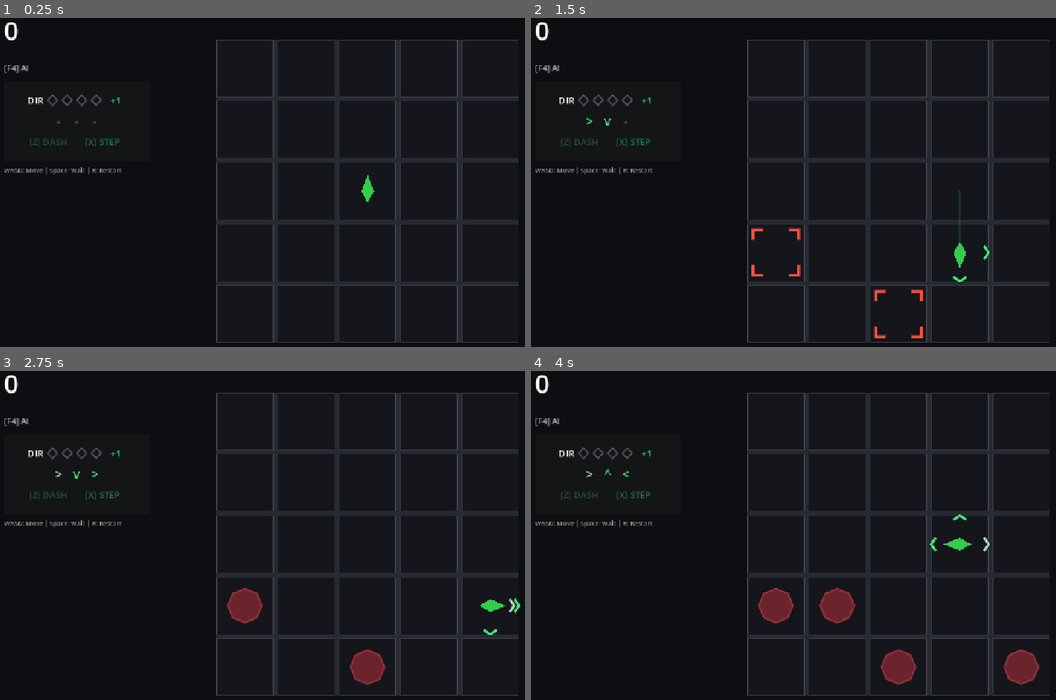
Above: before the commit, frames 1-4 (two rows, left to right).
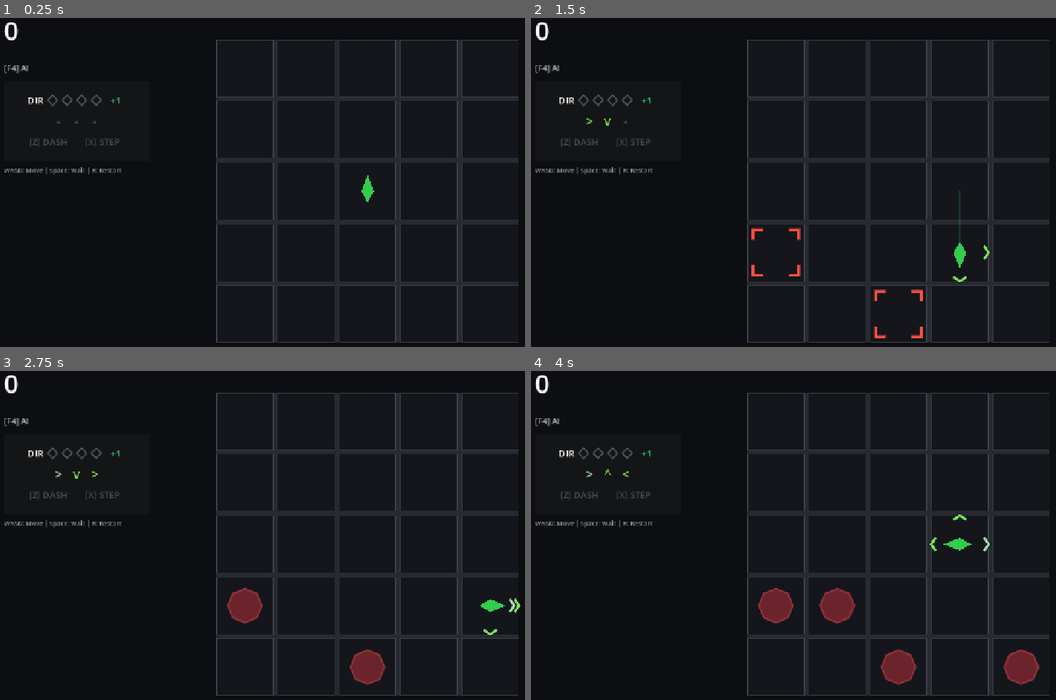
Above: after the commit, the same moments.

Repository: Periodev/DIR_03
Game: Godot game, scene res://scenes/extra_mode/extra_mode.tscn
Same seed, same stepped clock (60 frames per second), same inputs: the game is played once before the commit and once after it. This scene is started directly instead of the project's main scene. Sound files missing from this copy of the repository are replaced by a short silence.
Inputs (mouse positions are in pixels of both pictures, inside the frame that each line leads up to):
- Up to frame 1 (0.25 s): no input
- Up to frame 2 (1.5 s): tap Enter at 0.5 s; move the mouse to (945, 172) at 0.52 s; hold Right (move_right) 0.53-1.28 s; hold X (install_vector) 0.53-1.28 s; click (945, 172) at 0.67 s; tap F5 (reset_level) at 1.25 s; move the mouse to (699, 208) at 1.27 s; hold Down (move_down) from 1.28 s (still down); tap Space (trigger_vector) at 1.35 s
- Up to frame 3 (2.75 s): tap F5 (reset_level) at 2 s; move the mouse to (346, 463) at 2.02 s; release Down (move_down) at 2.03 s; hold Right (move_right) from 2.03 s (still down); hold Z (undo_command) from 2.03 s (still down)
- Up to frame 4 (4 s): tap F5 (reset_level) at 2.75, 3.5 s; move the mouse to (788, 617) at 2.77 s; release Right (move_right) at 2.78 s; release Z (undo_command) at 2.78 s; hold Up (move_up) 2.78-3.53 s; tap Enter at 2.85 s; click (788, 617) at 2.92 s; move the mouse to (993, 598) at 3.52 s; hold Left (move_left) from 3.53 s (still down); tap Keypad Enter at 3.6 s

The runs differ from the first frame. In frame 1, less than 0.1% of the frame differs, in the area x 5-23%, y 36-39%; in frame 2, 0.1%, in the area x 5-88%, y 30-81%; in frame 3, 0.1%; in frame 4, 0.1%.

Commit message:
Clarify extra action state colors

Diff:
--- a/scripts/extra_mode/Cell.gd
+++ b/scripts/extra_mode/Cell.gd
@@ -121,7 +121,7 @@
 	var side := Vector2(-forward.y, forward.x)
 	# Draw beyond this target cell so the prompt sits inside the adjacent player cell.
 	var edge_center := center - forward * (CELL_SIZE * 0.68)
-	var attack_color := Color(0.28, 0.92, 0.48)
+	var attack_color := Color("#7FE85A")
 	_draw_chevron(edge_center, forward, side, 10.0, 8.0, 8.0, 7.0, 3.5, attack_color)
 
 
--- a/scripts/extra_mode/HUD.gd
+++ b/scripts/extra_mode/HUD.gd
@@ -3,10 +3,11 @@
 const ENERGY_GAIN_COLOR := Color("#2FD9A0")
 const ENERGY_GAIN_IDLE_COLOR := Color(1.0, 1.0, 1.0, 0.28)
 const STEP_AVAILABLE_COLOR := Color("#2FD9A0")
-const STEP_UNAVAILABLE_COLOR := Color("#1E7A5C")
-const DIRECTION_ACTIVE_COLOR := Color("#47EB7A")
+const STEP_UNAVAILABLE_COLOR := Color("#4A5058")
+const DIRECTION_ACTIVE_COLOR := Color("#7FE85A")
 const DIRECTION_EXPIRING_COLOR := Color("#ADDEB7")
 const DIRECTION_EMPTY_COLOR := Color("#4A5058")
+const DASH_AVAILABLE_COLOR := Color("#47EB7A")
 const SIDEBAR_MARGIN := 20.0
 const SIDEBAR_WIDTH := 320.0
 const STATUS_PANEL_TOP := 158.0
@@ -73,7 +74,7 @@
 	ultimate_action_label = Label.new()
 	ultimate_action_label.text = "[Z] DASH"
 	ultimate_action_label.add_theme_font_size_override("font_size", 20)
-	ultimate_action_label.add_theme_color_override("font_color", Color(0.28, 0.92, 0.48))
+	ultimate_action_label.add_theme_color_override("font_color", DIRECTION_EMPTY_COLOR)
 	ultimate_action_label.custom_minimum_size = Vector2(104, 36)
 	ultimate_action_label.vertical_alignment = VERTICAL_ALIGNMENT_CENTER
 	ultimate_action_label.horizontal_alignment = HORIZONTAL_ALIGNMENT_CENTER
@@ -304,7 +305,12 @@
 		"font_color",
 		STEP_AVAILABLE_COLOR if step_available else STEP_UNAVAILABLE_COLOR
 	)
-	ultimate_action_label.modulate = Color.WHITE if quarter_units >= 16 or ultimate_steps > 0 else Color(1.0, 1.0, 1.0, 0.28)
+	var ultimate_available: bool = quarter_units >= 16 or ultimate_steps > 0
+	ultimate_action_label.modulate = Color.WHITE
+	ultimate_action_label.add_theme_color_override(
+		"font_color",
+		DASH_AVAILABLE_COLOR if ultimate_available else DIRECTION_EMPTY_COLOR
+	)
 	if ultimate_steps > 0:
 		ultimate_action_label.text = "[Z] DASH %d" % ultimate_steps
 	else:
--- a/scripts/extra_mode/Player.gd
+++ b/scripts/extra_mode/Player.gd
@@ -10,6 +10,8 @@
 	"res://assets/audio/sfx/extra_attack/error_006.ogg"
 )
 const DIRECTION_REPLACEMENT_FADE_DURATION := 0.10
+const BONUS_STEP_FRAME_COLOR := Color("#2FD9A0")
+const BONUS_STEP_FRAME_WIDTH := 2.5
 
 var character_name: String = "PLN"
 var character_color: Color = Color(0.2, 0.8, 0.3)
@@ -147,6 +149,13 @@
 			1.5,
 			true
 		)
+	elif not bonus_step_directions.is_empty():
+		draw_polyline(
+			points + PackedVector2Array([points[0]]),
+			BONUS_STEP_FRAME_COLOR,
+			BONUS_STEP_FRAME_WIDTH,
+			true
+		)
 
 func _draw_stored_direction_arrows() -> void:
 	const ARROW_DISTANCE := 46.0
@@ -157,9 +166,8 @@
 	const SEQUENCE_STEP := 8.4
 	const OUTLINE_WIDTH := 6.0
 	const FILL_WIDTH := 3.0
-	const ACTIVE_COLOR := Color(0.28, 0.92, 0.48)
+	const ACTIVE_COLOR := Color("#7FE85A")
 	const EXPIRING_COLOR := Color("#ADDEB7")
-	const STEP_FRAME_COLOR := Color("#2FD9A0")
 	var expiring_count: int = _expiring_count_override
 	if expiring_count < 0 and stored_direction_slots.size() >= stored_direction_max_size:
 		expiring_count = stored_direction_slots.size() - stored_direction_max_size + 1
@@ -227,8 +235,6 @@
 		])
 		var arrow_color: Color = ACTIVE_COLOR
 		var outline_color := Color(0.08, 0.09, 0.11, 0.9)
-		if direction in bonus_step_directions and duplicate_index == 0:
-			outline_color = STEP_FRAME_COLOR
 		if is_outgoing:
 			arrow_color = EXPIRING_COLOR
 			arrow_color.a *= _expiring_arrow_alpha
Not shown, changed: tools/verify_v11_static.ps1
